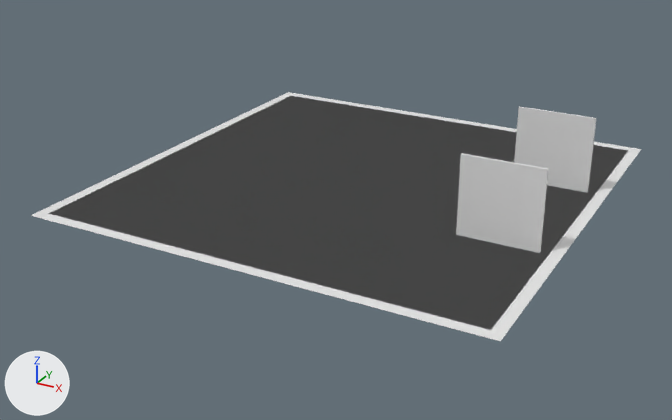
Two versions of the Blender file scenes/demo.blend, one commit apart.
Both versions are drawn from a 50 mm camera at (10.53, -20.61, 9.25) aimed at (-0.24, -1.04, -0.54). The axes (+X, +Y, +Z) are drawn at lower left. The lights are the same throughout.

Objects in the first picture: 'Floor', 'Portal0', 'Portal1', 'wm0'.
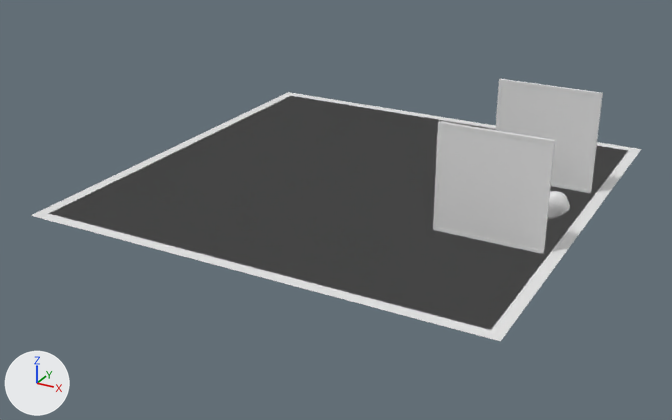
Pixel boxes (x1, y1, x2, y2) of what changed, in the pictures (672 x 420 px):
'Portal0', mesh rescaled (22% wider, 24% taller): before (456, 153, 549, 253); after (436, 126, 550, 250)
'Portal1', mesh rescaled (20% wider, 23% taller): before (514, 106, 597, 193); after (498, 83, 598, 190)
'Frame0', added: after (433, 121, 555, 254)
'Frame1', added: after (495, 79, 603, 193)
'dingus', added: after (548, 191, 570, 219)

What the commit changed:
Material 'dingus' (mat_dingus) is new.
Its base color is (0.8, 0.8, 0.8) (white #e7e7e7).
Its specular ior level is 0.0.
me_portal0 has 8 vertices, 6 faces and spans x -1.0..1.0, y -0.03..0.03, z -0.1..2.0.
me_portal0 is used by ob_portal0; location (4.5, -2.0, 0.0).
me_portal0 part 1: the whole mesh is scaled about its middle by (1.26, 1, 1.28), then moved by (-0.25, 0.0, 0.29).
me_portal1 has 8 vertices, 6 faces and spans x -1.0..1.0, y -0.03..0.03, z -0.1..2.0.
me_portal1 is used by ob_portal1; location (4.5, 2.0, 0.0).
me_portal1 part 2: the whole mesh is scaled about its middle by (1.26, 1, 1.28), then moved by (-0.25, 0.0, 0.29).
Mesh me_frame0 is new.
It has 32 vertices, 32 faces and spans x -1.58..1.08, y -0.04..0.04, z 0.0..2.66.
Mesh me_dingus is new.
It has 298 vertices, 449 faces and spans x -17.3..12.5, y -7.7..8.8, z -0.8..18.4.
It uses material mat_dingus (its picture is missing).
Object 'Frame0' (ob_frame0) is new; it shows me_frame0.
Its location is (4.5, -2.0, 0.0).
Object 'Frame1' (ob_frame1) is new; it shows a copy of me_frame0.
Its location is (4.5, 2.0, 0.0).
Object 'dingus' (ob_dingus) is new; it shows me_dingus.
Its location is (4.9, 0.0, 0.0).
Its rotation in degrees is (0, 0, 225).
Its scale is (0.0384, 0.0384, 0.0384).
